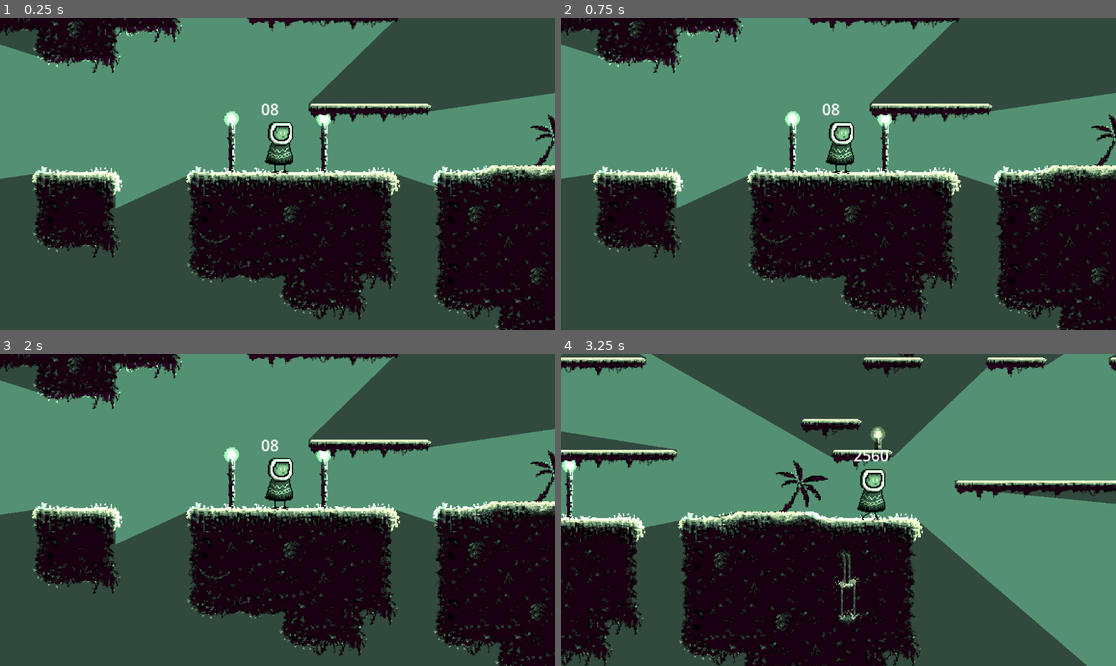
Above: before the commit, frames 1-4 (two rows, left to right).
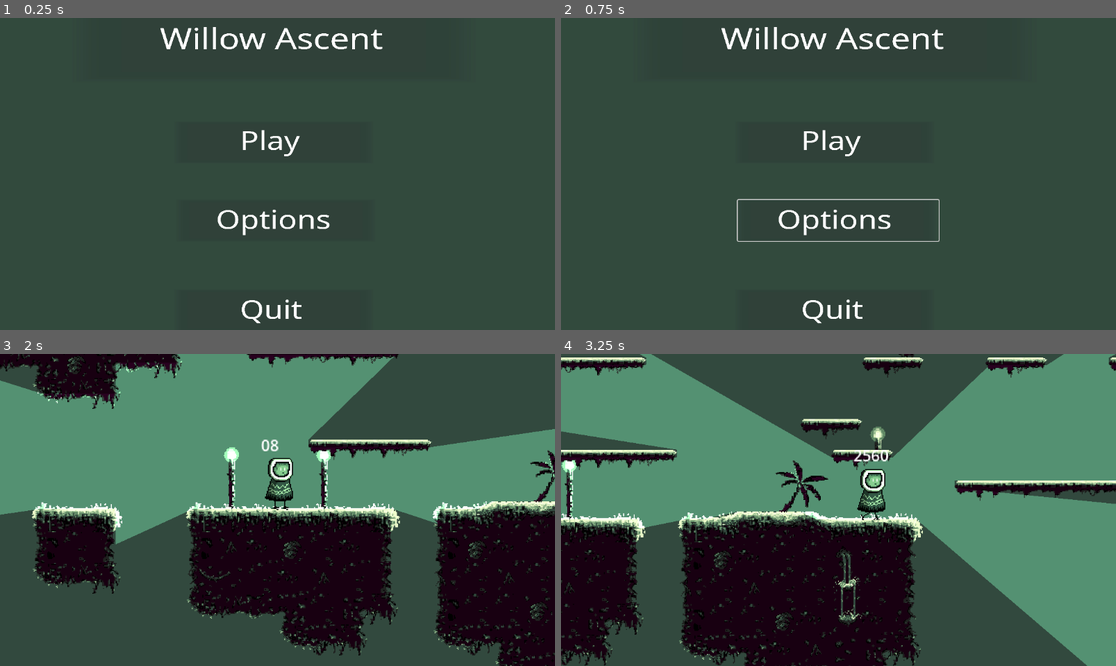
Above: after the commit, the same moments.

Repository: TyAltern/willow-ascent
Game: Godot game, scene res://scenes/Home_screen.tscn
Two runs of this game, one before a commit and one after it. Both use one fixed random seed, a clock stepped at 60 frames per second and the inputs below. Before the commit the project starts from res://scenes/platformer.tscn.
Inputs (mouse positions are in pixels of both pictures, inside the frame that each line leads up to):
- Up to frame 1 (0.25 s): no input
- Up to frame 2 (0.75 s): click (838, 220) at 0.52 s
- Up to frame 3 (2 s): click (271, 478) at 1.27 s
- Up to frame 4 (3.25 s): tap Enter at 2 s; hold Right (move_right) from 2.03 s (still down); tap Space (jump) at 2.27, 3.02 s

The runs differ from the first frame. In frame 1, 66% of the frame differs, in the area x 0-100%, y 0-100%; in frame 2, 66%; in frame 3, less than 0.1%; in frame 4, nothing differs.

Commit message:
Création d'un écran d'accueil. Option à faire ultérieurement. ⚠⚠ L'image de fond du menu screen fait pas la taille de l'écran.

Diff:
--- a/project.godot
+++ b/project.godot
@@ -11,7 +11,7 @@
 [application]
 
 config/name="Willow Ascent"
-run/main_scene="res://scenes/platformer.tscn"
+run/main_scene="res://scenes/Home_screen.tscn"
 config/features=PackedStringArray("4.3", "Forward Plus")
 config/icon="res://icon.svg"
 
@@ -53,6 +53,11 @@
 , Object(InputEventKey,"resource_local_to_scene":false,"resource_name":"","device":-1,"window_id":0,"alt_pressed":false …(186 unchanged characters)…
 ]
 }
+Left_click={
+"deadzone": 0.5,
+"events": [Object(InputEventMouseButton,"resource_local_to_scene":false,"resource_name":"","device":-1,"window_id":0,"alt_pressed":false,"shift_pressed":false,"ctrl_pressed":false,"meta_pressed":false,"button_mask":0,"position":Vector2(0, 0),"global_position":Vector2(0, 0),"factor":1.0,"button_index":1,"canceled":false,"pressed":false,"double_click":false,"script":null)
+]
+}
 
 [rendering]
 
--- /dev/null
+++ b/ressources/scripts/home_screen.gd
@@ -0,0 +1,14 @@
+extends Control
+
+#-------------------------------Fonction-------------------------------
+func _on_play_button_pressed():
+	# Bascule sur la scène de jeu (platformer.tscn) si on clique sur le bouton "play"
+	get_tree().change_scene_to_file("res://scenes/platformer.tscn")
+
+func _on_options_button_pressed():
+	# Envoie le message "Options button pressed!" si on clique sur le bouton "Options"
+	print("Options button pressed!")
+
+func _on_quit_button_pressed():
+	# Stop le programme si on clique sur le bouton "Quit"
+	get_tree().quit()
--- /dev/null
+++ b/scenes/Home_screen.tscn
@@ -0,0 +1,54 @@
+[gd_scene load_steps=4 format=3 uid="uid://ddnfaxg3i1pkg"]
+
+[ext_resource type="Script" path="res://ressources/scripts/home_screen.gd" id="1_0k63f"]
+[ext_resource type="Texture2D" uid="uid://cw437t8aox4d4" path="res://ressources/images/Home_Screen.jpeg" id="1_1fvr0"]
+
+[sub_resource type="StyleBoxTexture" id="StyleBoxTexture_ii7jg"]
+texture = ExtResource("1_1fvr0")
+
+[node name="Control" type="Control"]
+layout_mode = 3
+anchors_preset = 15
+anchor_right = 1.0
+anchor_bottom = 1.0
+grow_horizontal = 2
+grow_vertical = 2
+script = ExtResource("1_0k63f")
+
+[node name="Camera2D" type="Camera2D" parent="."]
+
+[node name="Panel" type="Panel" parent="."]
+layout_mode = 0
+offset_left = -673.0
+offset_top = -394.0
+offset_right = 649.0
+offset_bottom = 393.0
+theme_override_styles/panel = SubResource("StyleBoxTexture_ii7jg")
+
+[node name="quit_button" type="Button" parent="Panel"]
+layout_mode = 0
+offset_left = 459.0
+offset_top = 637.0
+offset_right = 873.0
+offset_bottom = 717.0
+flat = true
+
+[node name="play_button" type="Button" parent="Panel"]
+layout_mode = 0
+offset_left = 458.0
+offset_top = 286.0
+offset_right = 872.0
+offset_bottom = 372.0
+flat = true
+
+[node name="options_button" type="Button" parent="Panel"]
+layout_mode = 0
+offset_left = 464.0
+offset_top = 448.0
+offset_right = 881.0
+offset_bottom = 533.0
+flat = true
+
+[connection signal="pressed" from="Panel/quit_button" to="." method="_on_quit_button_pressed"]
+[connection signal="pressed" from="Panel/play_button" to="." method="_on_play_button_pressed"]
+[connection signal="pressed" from="Panel/options_button" to="." method="_on_option_button_pressed"]
Binary file added: ressources/images/Home_Screen.jpeg
Not shown, added: ressources/images/Home_Screen.jpeg.import
Not shown, added: ressources/images/Home_Screen.xcf
Not shown, added: scenes/Hom2349.tmp
Not shown, added: scenes/Hom546B.tmp
Not shown, added: scenes/Hom8EC0.tmp
